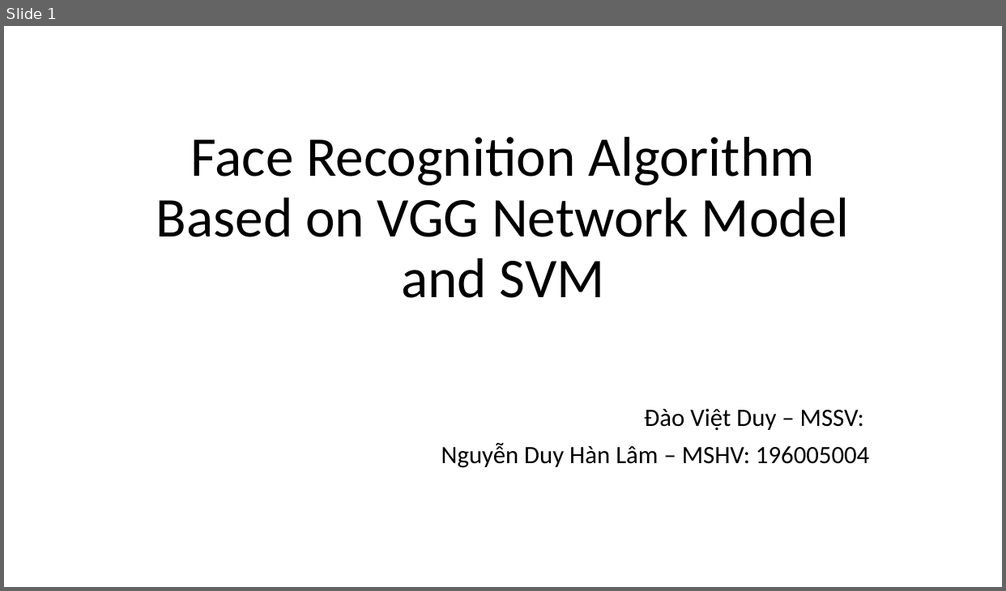
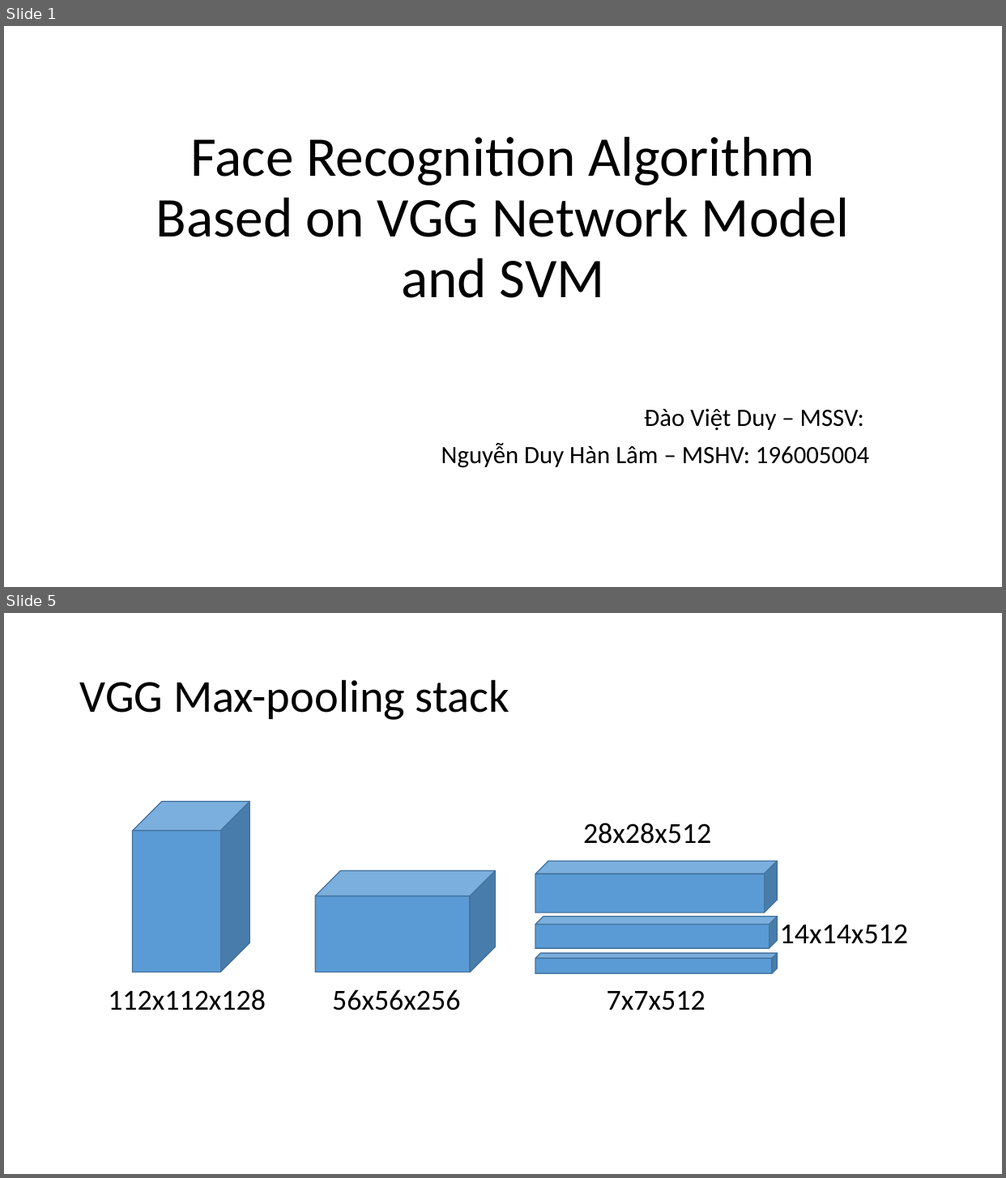
Before and after one commit to nguyenduyhanlam/Computer_vision, a slide deck: Face Recognition Algorithm Based on VGG Network Model.pptx. Shown one above the other, each under a label of ours: slide 1 before the commit, slides 1 and 5 after it; the slides between them are not shown. The pictures are 1006x591 and 1006x1178 pixels, drawn with LibreOffice and Linux fonts; fonts in the diff are those of the drawing. Boxes give left, top, right and bottom in pixels: in the first picture for what was removed or moved away, otherwise in the second. Text is boxed around its words. In the diff, an @@ line names an element or a change of style, - is before the commit and + after.

```diff
--- a/Face Recognition Algorithm Based on VGG Network Model.pptx
+++ b/Face Recognition Algorithm Based on VGG Network Model.pptx
@@ slide 5 added at bbox=[4, 613, 1002, 1174], background #FFFFFF @@
@@ title added at bbox=[80, 679, 509, 720], 44 pt, text #000000 @@
+VGG Max-pooling stack
@@ group added at bbox=[108, 802, 908, 1011]: 5 cubes, 5 texts @@
+112x112x128
+56x56x256
+14x14x512
+28x28x512
+7x7x512
```
Also in this commit, not shown: 1 slide changed, 11 other slides added, 1 other file.
